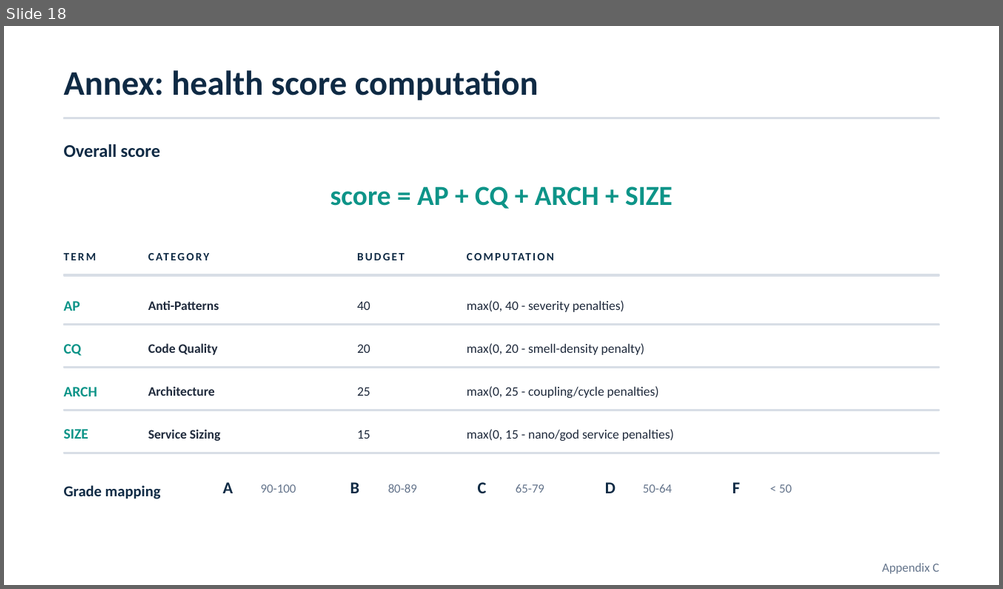
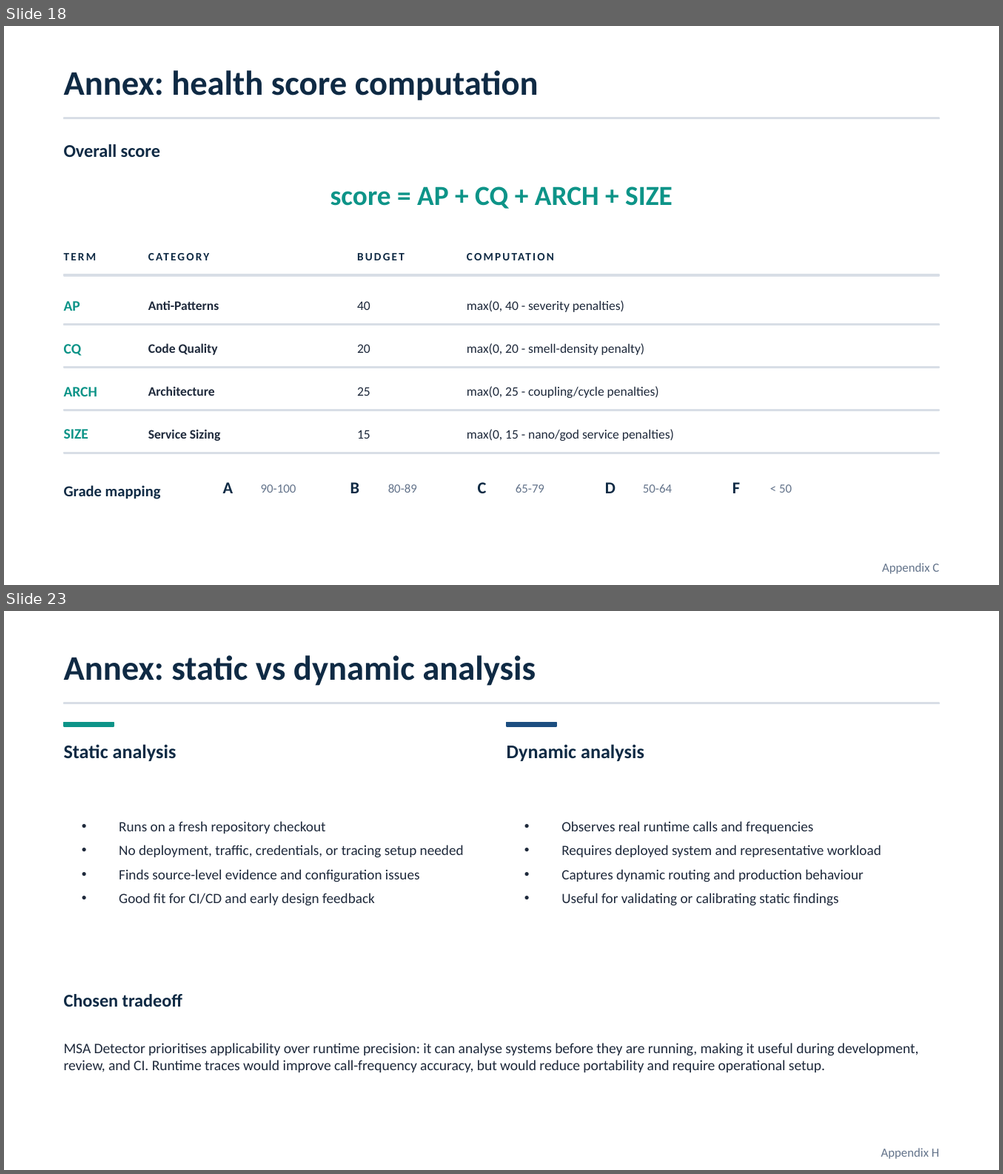
Before and after one commit to andrei45635/dissertation_backend, a slide deck: thesis/presentation/MSA_Detector_Defense_improved_v2.pptx. Shown one above the other, each under a label of ours: slide 18 before the commit, slides 18 and 23 after it; the slides between them are not shown. The pictures are 1003x589 and 1003x1174 pixels, drawn with LibreOffice and Linux fonts; fonts in the diff are those of the drawing. Boxes give left, top, right and bottom in pixels: in the first picture for what was removed or moved away, otherwise in the second. Text is boxed around its words. In the diff, an @@ line names an element or a change of style, - is before the commit and + after.

```diff
--- a/thesis/presentation/MSA_Detector_Defense_improved_v2.pptx
+++ b/thesis/presentation/MSA_Detector_Defense_improved_v2.pptx
@@ slide 23 added at (x1=4, y1=611, x2=999, y2=1170), background #FFFFFF @@
@@ text added at (x1=64, y1=655, x2=535, y2=686), 25 pt, text #0F2A44, bold @@
+Annex: static vs dynamic analysis
@@ rectangle added at (x1=64, y1=703, x2=939, y2=703), fill #D8DEE6, outline #D8DEE6 1 pt @@
@@ rectangle added at (x1=64, y1=723, x2=114, y2=726), fill #0D9488, outline #0D9488 1 pt @@
@@ rectangle added at (x1=506, y1=723, x2=556, y2=726), fill #1C4E80, outline #1C4E80 1 pt @@
@@ text added at (x1=64, y1=744, x2=176, y2=761), 14 pt, text #0F2A44, bold @@
+Static analysis
@@ text added at (x1=506, y1=744, x2=644, y2=761), 14 pt, text #0F2A44, bold @@
+Dynamic analysis
@@ text added at (x1=119, y1=821, x2=464, y2=906), 10.3 pt, text #1E293B @@
+• Runs on a fresh repository checkout
+• No deployment, traffic, credentials, or tracing setup needed
+• Finds source-level evidence and configuration issues
+• Good fit for CI/CD and early design feedback
@@ text added at (x1=561, y1=821, x2=881, y2=906), 10.3 pt, text #1E293B @@
+• Observes real runtime calls and frequencies
+• Requires deployed system and representative workload
+• Captures dynamic routing and production behaviour
+• Useful for validating or calibrating static findings
@@ text added at (x1=64, y1=994, x2=182, y2=1007), 13 pt, text #0F2A44, bold @@
+Chosen tradeoff
@@ text added at (x1=64, y1=1043, x2=919, y2=1073), 10.5 pt, text #1E293B @@
+MSA Detector prioritises applicability over runtime precision: it can analyse systems before they are running, making it useful during development, review, and CI. Runtime traces would improve call-frequency accuracy, but would reduce portability and require operational setup.
@@ text added at (x1=881, y1=1148, x2=939, y2=1159), 9 pt, text #64748B @@
+Appendix H
```
Also in this commit, not shown: 2 slides changed, 5 other slides added, 2 other files.
